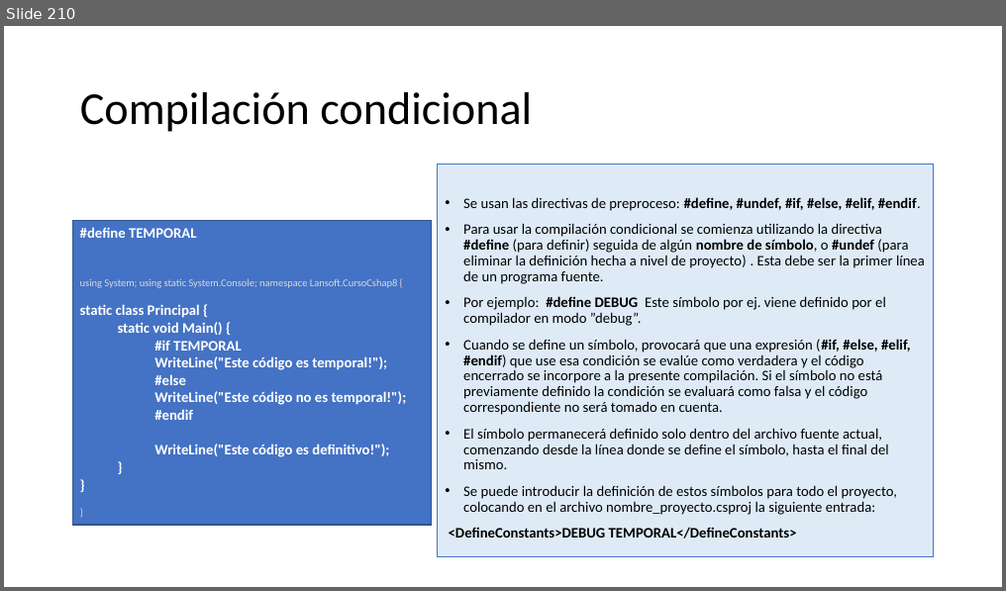
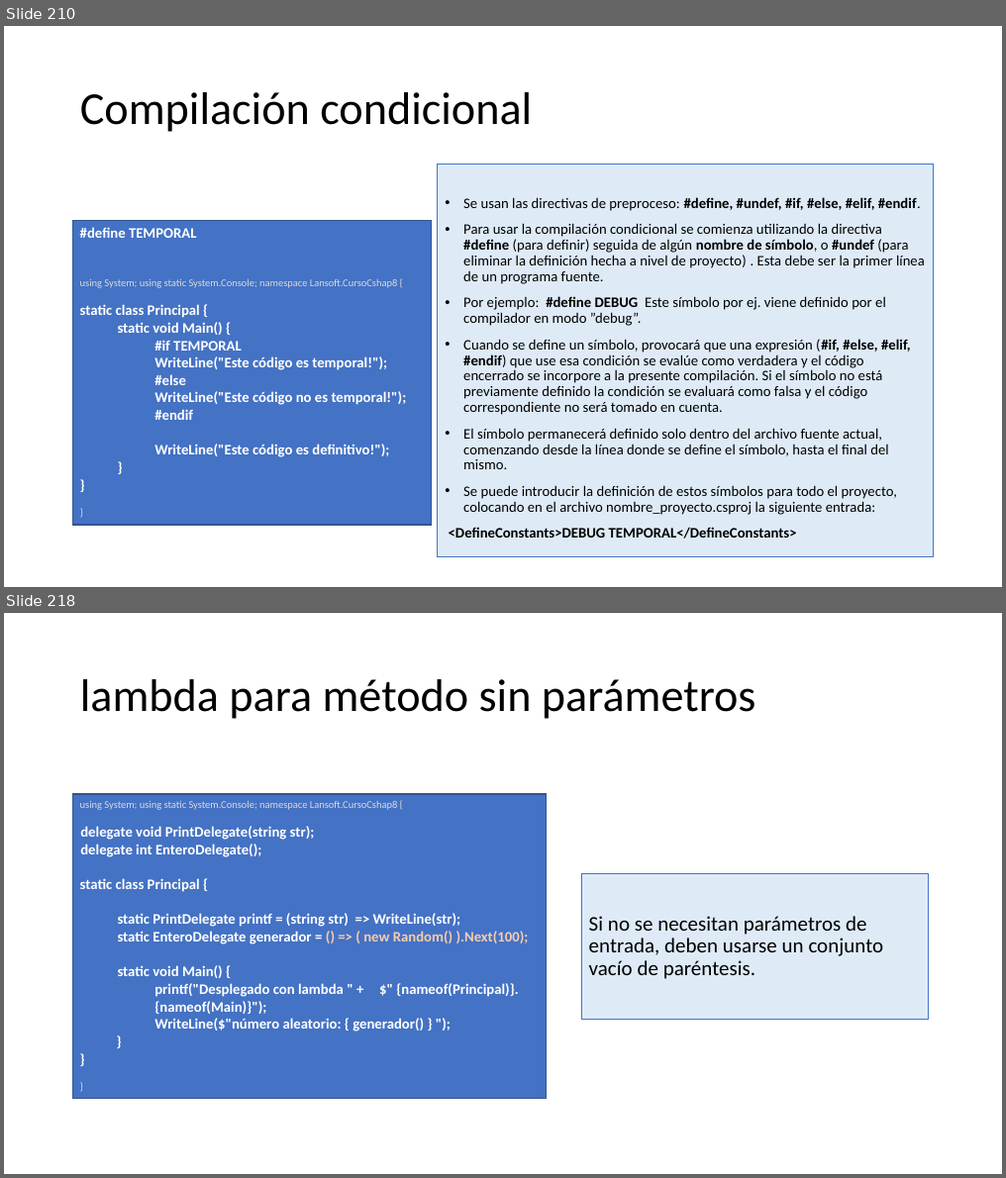
Before and after one commit to AlbertOsinaga/CursoCSharp__8, a slide deck: CSharpQuickReferencia.pptx. Shown one above the other, each under a label of ours: slide 210 before the commit, slides 210 and 218 after it; the slides between them are not shown. The pictures are 1006x591 and 1006x1178 pixels, drawn with LibreOffice and Linux fonts; fonts in the diff are those of the drawing. Boxes give left, top, right and bottom in pixels: in the first picture for what was removed or moved away, otherwise in the second. Text is boxed around its words. In the diff, an @@ line names an element or a change of style, - is before the commit and + after.

```diff
--- a/CSharpQuickReferencia.pptx
+++ b/CSharpQuickReferencia.pptx
@@ slide 218 added at (4,613,1002,1174), background #FFFFFF @@
@@ title added at (80,679,756,719), 44 pt, text #000000 @@
+lambda para método sin parámetros
@@ rectangle added at (73,794,546,1099), fill #4472C4, outline #325491 1 pt, 14 pt, text #FFFFFF, bold @@
+using System; using static System.Console; namespace Lansoft.CursoCshap8 {
+  delegate void PrintDelegate(string str);
+  delegate int EnteroDelegate();
+static class Principal {
+  static PrintDelegate printf = (string str) => WriteLine(str);
+  static EnteroDelegate generador = () => ( new Random() ).Next(100);
+  static void Main() {
+    printf("Desplegado con lambda " + $" {nameof(Principal)}.{nameof(Main)}");
+    WriteLine($"número aleatorio: { generador() } ");
+    }
+}
+}
@@ text added at (581,873,929,1020), fill #DEEBF7, outline #4472C4 0.75 pt, 20 pt, text #000000 @@
+Si no se necesitan parámetros de entrada, deben usarse un conjunto vacío de paréntesis.
```
Also in this commit, not shown: 12 other slides added.
